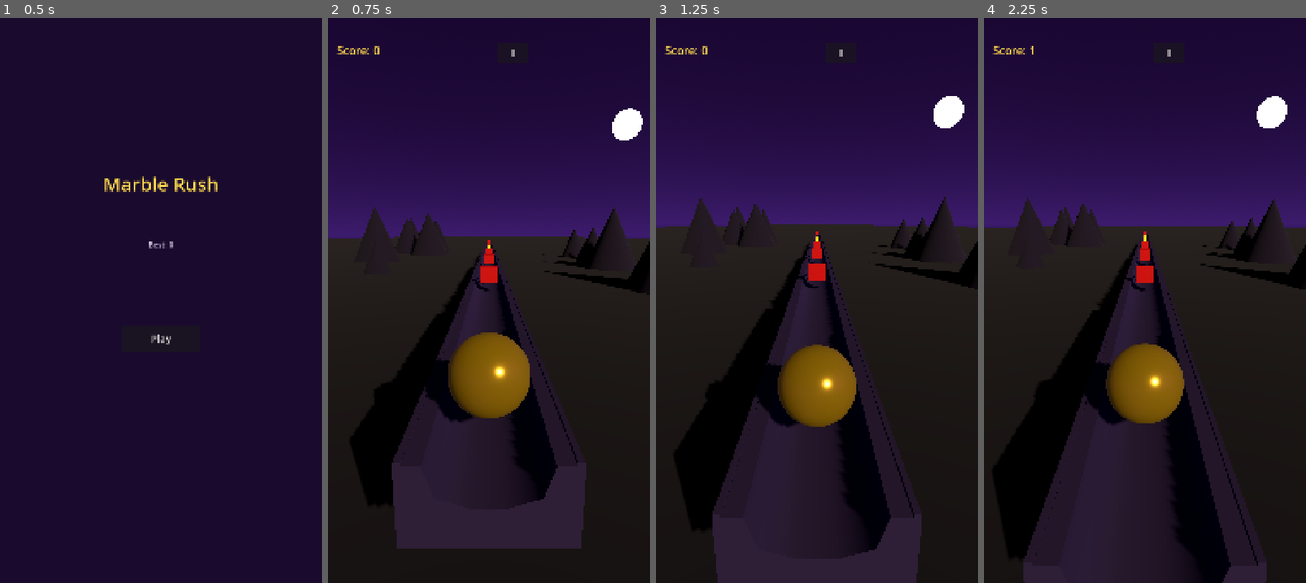
Above: before the commit, frames 1-4 (left to right).
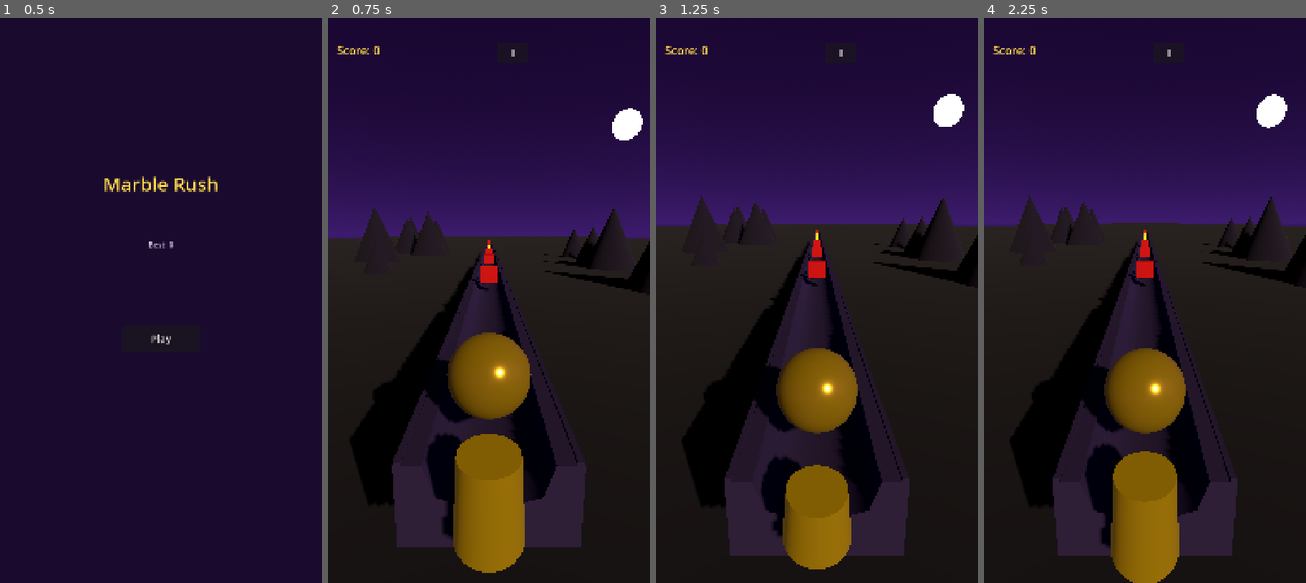
Above: after the commit, the same moments.

Repository: Ebrahassad/marble-rush
Game: Godot game, scene res://scenes/MainMenu.tscn
The game is run twice, just before and just after one commit, with the same random seed, the same clock (stepped at 60 frames per second) and the same inputs.
Inputs:
- Up to frame 1 (0.5 s): no input
- Up to frame 2 (0.75 s): click "Play" at 0.5 s
- Up to frame 3 (1.25 s): no input
- Up to frame 4 (2.25 s): click "II" at 1.25 s; click "Resume" at 2 s

Frame 1 is identical in both runs. In frame 2, 6.2% of the frame differs, in the area x 19-97%, y 20-99%; in frame 3, 10%; in frame 4, 11%, in the area x 0-100%, y 4-100%.

Commit message:
Add spring launcher that fires the ball at game start instead of moving on its own

Diff:
--- /dev/null
+++ b/scenes/Launcher.tscn
@@ -0,0 +1,24 @@
+[gd_scene load_steps=4 format=3]
+
+[ext_resource type="Script" path="res://scripts/launcher.gd" id="1"]
+
+[sub_resource type="CylinderMesh" id="CylinderMesh_spring"]
+top_radius = 0.35
+bottom_radius = 0.4
+height = 1.0
+
+[sub_resource type="StandardMaterial3D" id="StandardMaterial3D_spring"]
+albedo_color = Color(0.85, 0.7, 0.2, 1)
+metallic = 0.9
+roughness = 0.2
+emission_enabled = true
+emission = Color(0.6, 0.45, 0.05, 1)
+emission_energy_multiplier = 0.5
+
+[node name="Launcher" type="Node3D"]
+script = ExtResource("1")
+
+[node name="Spring" type="MeshInstance3D" parent="."]
+transform = Transform3D(1, 0, 0, 0, 1, 0, 0, 0, 1, 0, 0.5, 0.6)
+mesh = SubResource("CylinderMesh_spring")
+surface_material_override/0 = SubResource("StandardMaterial3D_spring")
--- a/scenes/Main.tscn
+++ b/scenes/Main.tscn
@@ -7,6 +7,7 @@
 [ext_resource type="Script" path="res://scripts/environment_theme.gd" id="5"]
 [ext_resource type="Script" path="res://scripts/hud.gd" id="6"]
 [ext_resource type="Script" path="res://scripts/sky_decor.gd" id="7"]
+[ext_resource type="PackedScene" path="res://scenes/Launcher.tscn" id="8"]
 
 [sub_resource type="PlaneMesh" id="PlaneMesh_1"]
 size = Vector2(600, 3000)
@@ -49,6 +50,10 @@
 surface_material_override/0 = SubResource("StandardMaterial3D_moon")
 
 [node name="Ball" parent="." instance=ExtResource("1")]
+
+[node name="Launcher" parent="." instance=ExtResource("8")]
+transform = Transform3D(1, 0, 0, 0, 1, 0, 0, 0, 1, 0, 0.4, 0.7)
+ball_path = NodePath("../Ball")
 
 [node name="Camera3D" type="Camera3D" parent="."]
 transform = Transform3D(1, 0, 0, 0, 1, 0, 0, 0, 1, 0, 2.4, 4.2)
--- a/scripts/ball_controller.gd
+++ b/scripts/ball_controller.gd
@@ -19,6 +19,7 @@
 var is_grounded: bool = false
 var fast_falling: bool = false
 var jump_consumed: bool = false
+var movement_enabled: bool = false
 
 func _ready() -> void:
 	add_to_group("player")
@@ -41,8 +42,14 @@
 	for child in node.get_children():
 		_apply_material_recursive(child, mat)
 
+func enable_movement() -> void:
+	movement_enabled = true
+
 func _physics_process(delta: float) -> void:
 	if GameManager.is_game_over:
+		return
+
+	if not movement_enabled:
 		return
 
 	if global_position.y < fall_death_y:
@@ -65,7 +72,7 @@
 		apply_central_force(Vector3(0, -fast_fall_force * mass, 0))
 
 func _input(event: InputEvent) -> void:
-	if GameManager.is_game_over:
+	if GameManager.is_game_over or not movement_enabled:
 		return
 
 	if event is InputEventScreenTouch:
--- /dev/null
+++ b/scripts/launcher.gd
@@ -0,0 +1,26 @@
+extends Node3D
+
+@export var ball_path: NodePath
+@export var launch_force: Vector3 = Vector3(0, 3.0, -9.0)
+@export var compress_time: float = 0.3
+@export var release_time: float = 0.12
+
+var ball: RigidBody3D
+var has_launched: bool = false
+
+func _ready() -> void:
+	ball = get_node(ball_path)
+	var spring: Node3D = $Spring
+	var original_scale: Vector3 = spring.scale
+	var tween := create_tween()
+	tween.tween_interval(0.5)
+	tween.tween_property(spring, "scale:y", original_scale.y * 0.35, compress_time)
+	tween.tween_property(spring, "scale:y", original_scale.y, release_time)
+	tween.tween_callback(_fire)
+
+func _fire() -> void:
+	if has_launched or ball == null:
+		return
+	has_launched = true
+	ball.enable_movement()
+	ball.apply_central_impulse(launch_force * ball.mass)
Not shown: 1 places in scenes/Main.tscn that only renumber resources
